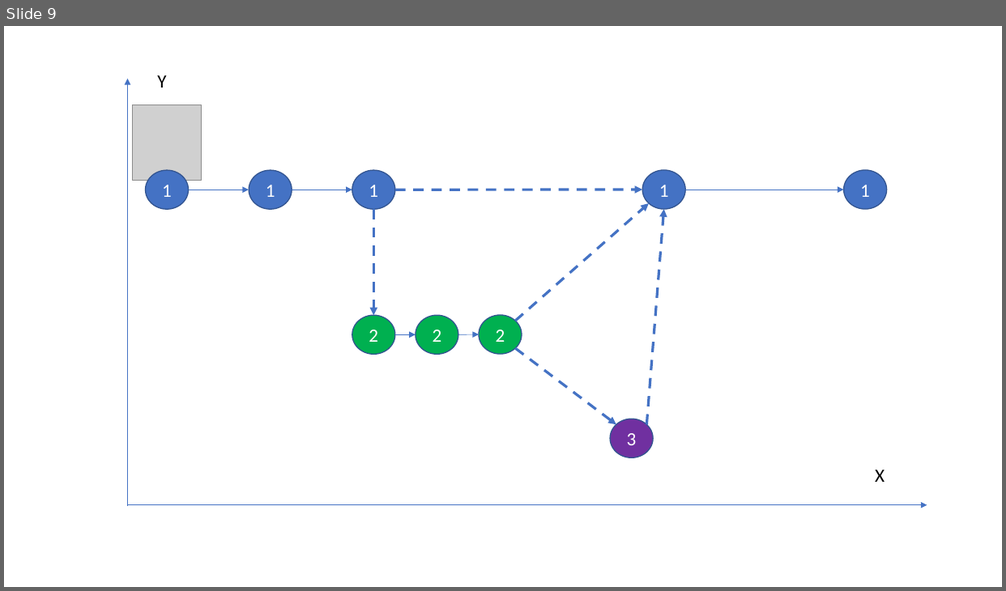
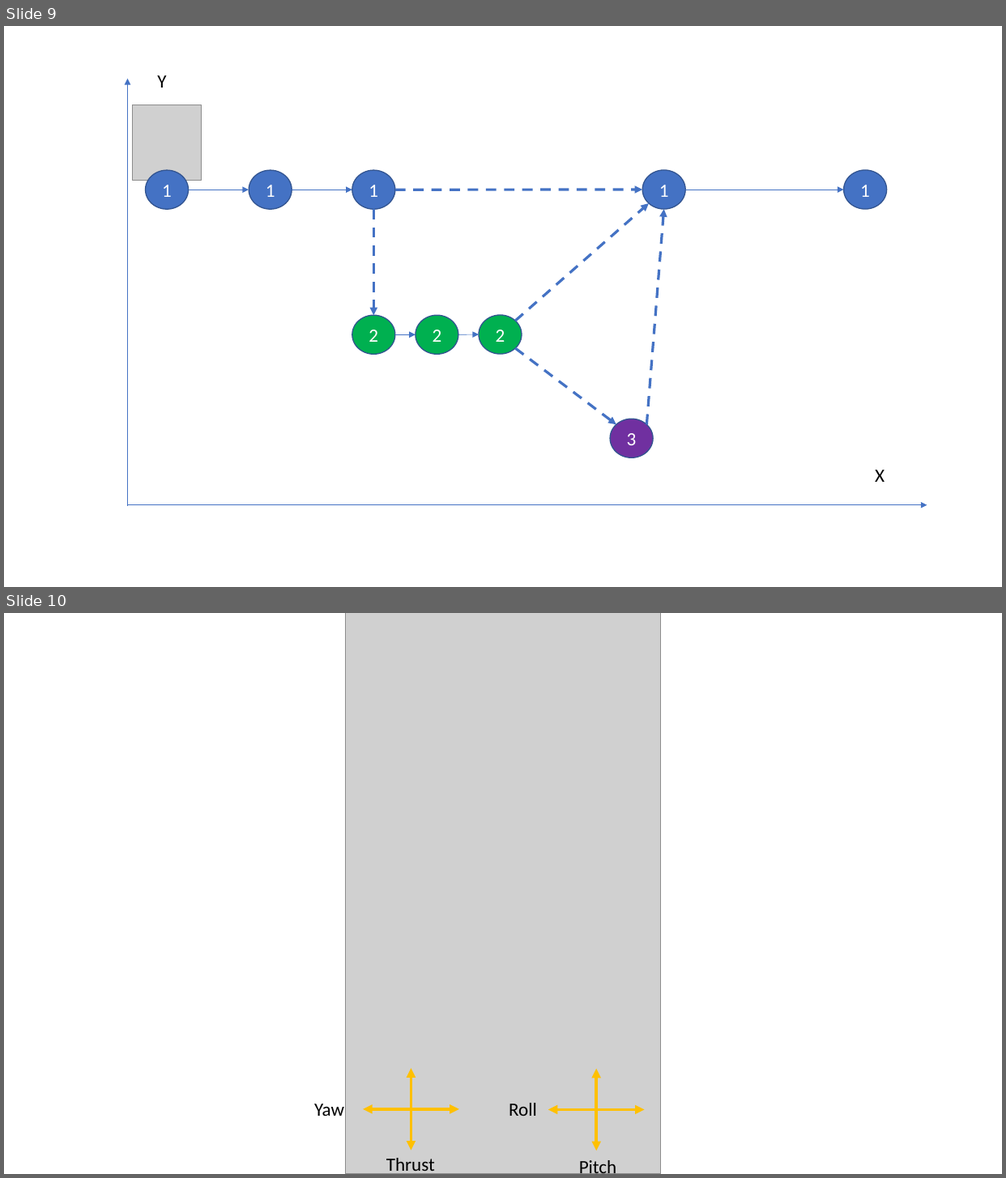
Before and after one commit to matheuskraemer/pfc, a slide deck: doc/pfc/Imagens/Imagens.pptx. Shown one above the other, each under a label of ours: slide 9 before the commit, slides 9 and 10 after it. The pictures are 1006x591 and 1006x1178 pixels, drawn with LibreOffice and Linux fonts; fonts in the diff are those of the drawing; grey boxes stand for pictures. Boxes give left, top, right and bottom in pixels: in the first picture for what was removed or moved away, otherwise in the second. Text is boxed around its words. In the diff, an @@ line names an element or a change of style, - is before the commit and + after.

```diff
--- a/doc/pfc/Imagens/Imagens.pptx
+++ b/doc/pfc/Imagens/Imagens.pptx
@@ slide 10 added at [4, 613, 1002, 1174], background #FFFFFF @@
@@ picture added at [345, 613, 661, 1174] @@
@@ double arrow added from (411, 1068) to (411, 1151), #FFC000 3 pt @@
@@ double arrow added from (596, 1069) to (596, 1152), #FFC000 3 pt @@
@@ text added at [314, 1104, 344, 1116], 18 pt, text #000000 @@
+Yaw
@@ double arrow added from (364, 1110) to (459, 1110), #FFC000 3 pt @@
@@ text added at [509, 1103, 537, 1116], 18 pt, text #000000 @@
+Roll
@@ double arrow added from (548, 1110) to (645, 1110), #FFC000 3 pt @@
@@ text added at [386, 1158, 435, 1174], 18 pt, text #000000 @@
+Thrust
@@ text added at [579, 1161, 617, 1174], 18 pt, text #000000 @@
+Pitch
```
Also in this commit, not shown: 3 other files.
